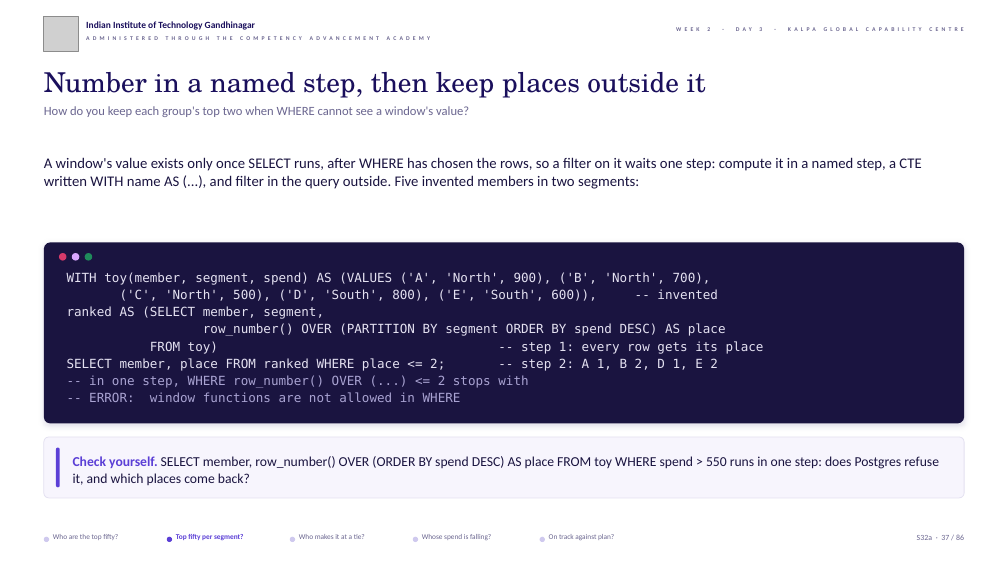
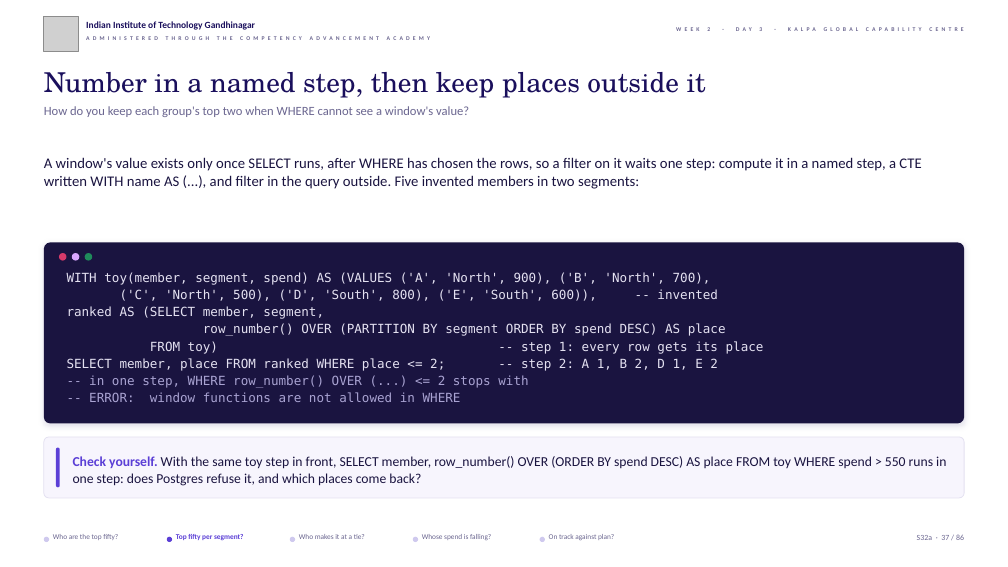
Before and after one commit to fde-academy-lab/c2-content-factory, a slide deck: slide 37 of content/W02/D3/slides/C2_W02_D03_half1_STUDENT.pptx. Drawn at 1008x567 pixels with LibreOffice and Linux fonts; fonts in the diff are those of the drawing; grey boxes stand for pictures; background and template pictures are left out. Boxes give left, top, right and bottom in pixels: in the first picture for what was removed or moved away, otherwise in the second. Text is boxed around its words. In the diff, an @@ line names an element or a change of style, - is before the commit and + after.

```diff
--- a/content/W02/D3/slides/C2_W02_D03_half1_STUDENT.pptx
+++ b/content/W02/D3/slides/C2_W02_D03_half1_STUDENT.pptx
@@ text at bbox=[73, 456, 946, 486]: text changed @@
-Check yourself. SELECT member, row_number() OVER (ORDER BY spend DESC) AS place FROM toy WHERE spend > 550 runs in one step: does Postgres refuse it, and which places come back?
+Check yourself. With the same toy step in front, SELECT member, row_number() OVER (ORDER BY spend DESC) AS place FROM toy WHERE spend > 550 runs in one step: does Postgres refuse it, and which places come back?
```
Also in this commit, not shown: 25 other slides changed, 3 other files.
